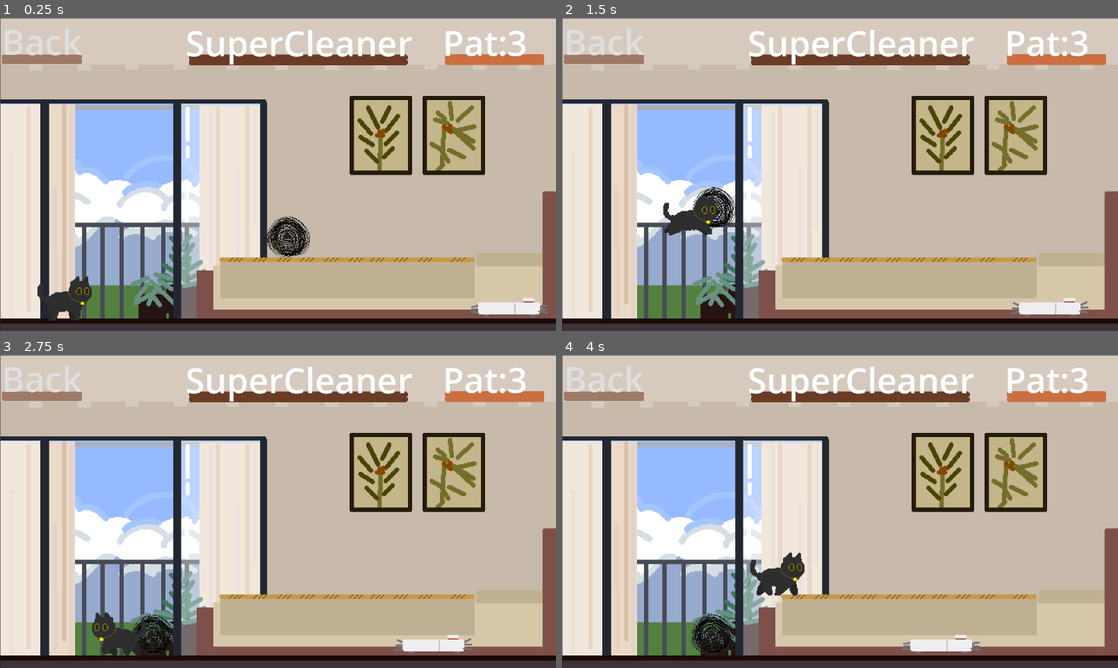
Above: before the commit, frames 1-4 (two rows, left to right).
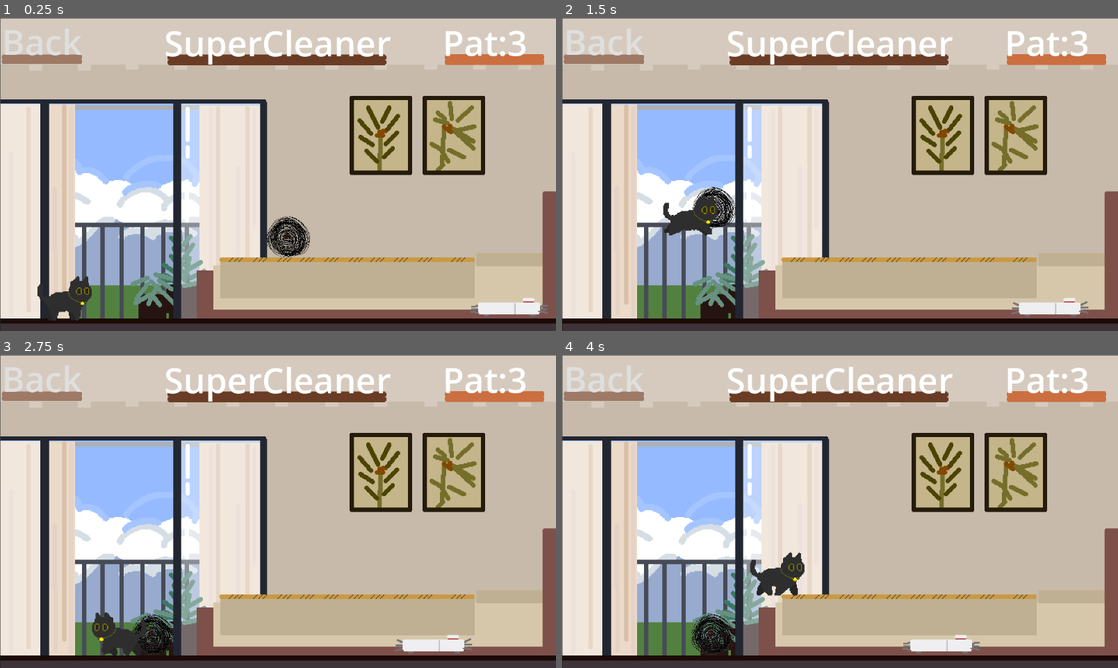
Above: after the commit, the same moments.

Repository: lzcm729/cat-and-string-ball
Game: Godot game, scene res://Levels/Level_2/level_2.tscn
Same seed, same stepped clock (60 frames per second), same inputs: the game is played once before the commit and once after it. This scene is started directly instead of the project's main scene.
Inputs (mouse positions are in pixels of both pictures, inside the frame that each line leads up to):
- Up to frame 1 (0.25 s): no input
- Up to frame 2 (1.5 s): tap Enter (ui_accept) at 0.5 s; move the mouse to (962, 158) at 0.52 s; hold Right (move_right) from 0.53 s (still down); tap F (hit) at 0.6 s; click (962, 158) at 0.67 s; tap Space (jump) at 0.77 s; move the mouse to (728, 190) at 1.27 s; tap T at 1.35 s
- Up to frame 3 (2.75 s): tap Space (jump) at 1.52 s; move the mouse to (333, 442) at 2.02 s; release Right (move_right) at 2.03 s; hold Left (move_left) from 2.03 s (still down); tap G at 2.1 s
- Up to frame 4 (4 s): move the mouse to (812, 574) at 2.77 s; release Left (move_left) at 2.78 s; hold Right (move_right) from 2.78 s (still down); tap Q at 2.85 s; click (812, 574) at 2.92 s; tap Space (jump) at 3.02, 3.77 s; move the mouse to (1006, 558) at 3.52 s; tap F (hit) at 3.6 s

The runs differ from the first frame. In frame 1, 1.5% of the frame differs, in the area x 29-75%, y 3-16%; in frame 2, 1.5%; in frame 3, 1.5%; in frame 4, 1.5%.

Commit message:
修复第四关完成状态坏掉的bug

Diff:
--- a/GUI/game_over.tscn
+++ b/GUI/game_over.tscn
@@ -20,6 +20,7 @@
 script = ExtResource("1_r5ywv")
 
 [node name="ColorRect" type="ColorRect" parent="."]
+layout_mode = 0
 offset_right = 1277.0
 offset_bottom = 722.0
 color = Color(0.454912, 0.41935, 0.405431, 0.0980392)
--- a/GUI/game_win.tscn
+++ b/GUI/game_win.tscn
@@ -15,6 +15,7 @@
 
 [node name="ColorRect" type="ColorRect" parent="."]
 self_modulate = Color(1, 1, 1, 0.133333)
+layout_mode = 0
 offset_right = 1277.0
 offset_bottom = 722.0
 color = Color(0.940188, 0.13607, 0.00522411, 1)
--- a/GUI/level_entry.gd
+++ b/GUI/level_entry.gd
@@ -7,13 +7,14 @@
 var global = Globals
 
 func _ready():
-	var is_finish = global.check_level_finish(level_id)
-	$StringBall.visible = not is_finish
+	pass
 
 
 # Called every frame. 'delta' is the elapsed time since the previous frame.
 func _process(delta):
-	pass
+	var is_finish = global.check_level_finish(level_id)
+	$StringBall.visible = not is_finish
+	print(level_id, is_finish)
 
 func _on_input_event(viewport, event, shape_idx):
 	if event is InputEventMouseButton:
--- a/Levels/Level_2/level_2.tscn
+++ b/Levels/Level_2/level_2.tscn
@@ -48,6 +48,10 @@
 level_id = 2
 back_type = 2
 
+[node name="level_name" parent="main_control" index="1"]
+offset_left = 378.0
+offset_right = 830.0
+
 [node name="door" type="AudioStreamPlayer2D" parent="."]
 stream = ExtResource("9_ilf08")
 autoplay = true
@@ -57,3 +61,4 @@
 [connection signal="eat_core" from="CatNew" to="main_control" method="_on_cat_eat_core"]
 
 [editable path="CatNew"]
+[editable path="main_control"]
--- a/Levels/Level_4/level_4.tscn
+++ b/Levels/Level_4/level_4.tscn
@@ -152,6 +152,7 @@
 
 [node name="main_control" parent="." instance=ExtResource("9_40xqr")]
 level_name = "Water"
+level_id = 4
 back_type = 2
 
 [node name="AudioStreamPlayer2D" type="AudioStreamPlayer2D" parent="."]
--- a/sounds/globals.tscn
+++ b/sounds/globals.tscn
@@ -8,4 +8,5 @@
 
 [node name="AudioStreamPlayer" type="AudioStreamPlayer" parent="."]
 stream = ExtResource("1_xugd2")
+volume_db = -9.521
 autoplay = true
